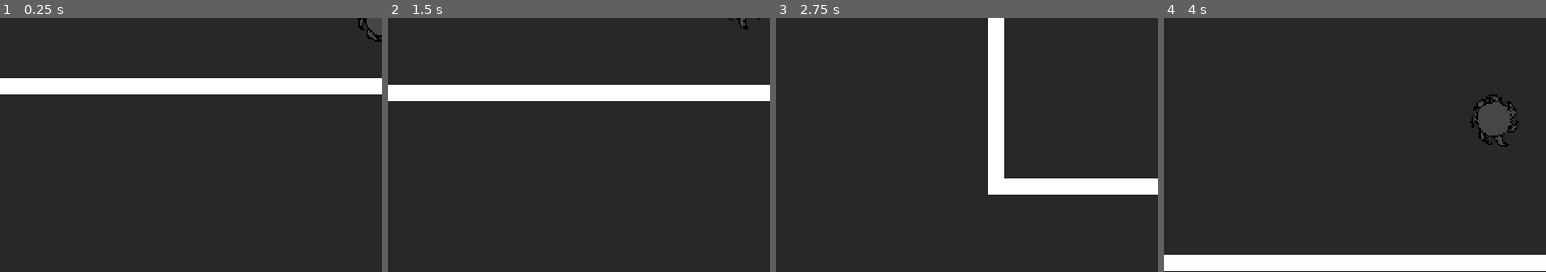
Above: before the commit, frames 1-4 (left to right).
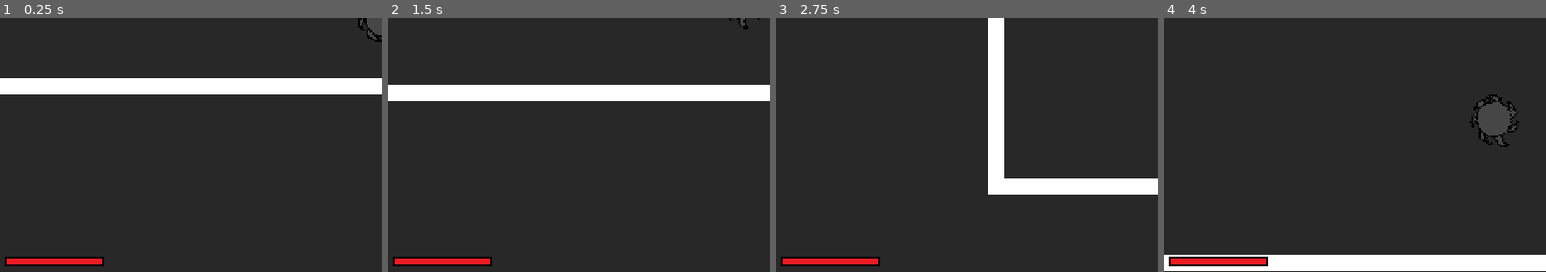
Above: after the commit, the same moments.

Repository: deltea/brj-2025
Game: Godot game, scene res://rooms/levels/test_level.tscn
The game is run twice, just before and just after one commit, with the same random seed, the same clock (stepped at 60 frames per second) and the same inputs.
Inputs (mouse positions are % of the whole screen's width and height, from its top left):
- Up to frame 1 (0.25 s): no input
- Up to frame 2 (1.5 s): tap Enter at 0.5 s; move the mouse to (72, 45) at 0.52 s; press the mouse at (72, 45) at 0.53 s; tap Space at 1.25 s; move the mouse to (30, 55) at 1.27 s; release the mouse at (30, 55) at 1.28 s; click (30, 55) at 1.35 s
- Up to frame 3 (2.75 s): move the mouse to (60, 28) at 2.02 s; press the mouse at (60, 28) at 2.03 s
- Up to frame 4 (4 s): move the mouse to (45, 70) at 2.77 s; release the mouse at (45, 70) at 2.78 s; click (45, 70) at 2.85 s; move the mouse to (80, 65) at 3.52 s; press the mouse at (80, 65) at 3.53 s
The pictures show only the part of the screen within x 0-50%, y 50-100%; the shares and areas given below are measured in that part.

The runs differ from the first frame. In frame 1, 1.0% of the frame differs, in the area x 1-28%, y 93-98%; in frame 2, 1.0%; in frame 3, 1.0%; in frame 4, 1.0%.

Commit message:
Created HUD and health bar

Diff:
--- a/rooms/levels/test_level.tscn
+++ b/rooms/levels/test_level.tscn
@@ -1,9 +1,10 @@
-[gd_scene load_steps=5 format=3 uid="uid://dblppfoq00bb"]
+[gd_scene load_steps=6 format=3 uid="uid://dblppfoq00bb"]
 
 [ext_resource type="PackedScene" uid="uid://c5htw6kws7a1r" path="res://rooms/level.tscn" id="1_nfnad"]
 [ext_resource type="PackedScene" uid="uid://ctoo0n22cfbd7" path="res://scenes/player/player.tscn" id="2_av0wu"]
 [ext_resource type="PackedScene" uid="uid://danvefsaxgyvo" path="res://scenes/test_collider.tscn" id="3_qdcyq"]
 [ext_resource type="PackedScene" uid="uid://hs4jyaqetvdb" path="res://scenes/enemies/example_enemy.tscn" id="4_wodb3"]
+[ext_resource type="PackedScene" uid="uid://bojhr0psvqjli" path="res://scenes/hud.tscn" id="5_5n3ta"]
 
 [node name="TestLevel" instance=ExtResource("1_nfnad")]
 
@@ -29,3 +30,5 @@
 
 [node name="Example Enemy" parent="." index="5" instance=ExtResource("4_wodb3")]
 position = Vector2(96, 116)
+
+[node name="HUD" parent="." index="6" instance=ExtResource("5_5n3ta")]
--- a/scenes/enemies/example_enemy.tscn
+++ b/scenes/enemies/example_enemy.tscn
@@ -3,7 +3,7 @@
 [ext_resource type="PackedScene" uid="uid://dxsim87luwpwc" path="res://scenes/enemies/enemy.tscn" id="1_krwge"]
 [ext_resource type="Script" path="res://scripts/states/Enemy States/EnemyCharge.gd" id="2_eqkq3"]
 [ext_resource type="Script" path="res://scripts/states/Enemy States/EnemyIdle.gd" id="3_ccpcs"]
-[ext_resource type="Texture2D" uid="uid://emj1y67tfgx" path="res://assets/EnemySprites/EnemySprite.png" id="4_k4rdl"]
+[ext_resource type="Texture2D" uid="uid://emj1y67tfgx" path="res://assets/Sprites/EnemySprites/EnemySprite.png" id="4_k4rdl"]
 
 [sub_resource type="CircleShape2D" id="CircleShape2D_5wekg"]
 radius = 16.0
@@ -20,7 +20,7 @@
 }]
 
 [node name="Example Enemy" instance=ExtResource("1_krwge")]
-health = 20.0
+init_health = 20
 
 [node name="State Machine" parent="." index="0" node_paths=PackedStringArray("initial_state")]
 initial_state = NodePath("EnemyIdle")
--- /dev/null
+++ b/scenes/health_bar.gd
@@ -0,0 +1,23 @@
+extends Control
+
+@export var health_bar_intervals : float = 8;
+
+@onready var player : Player= RoomManager.current_room.player;
+@onready var health_bar_content: Sprite = $Health
+@onready var init_bar_position = health_bar_content.position;
+@onready var health_bar_size = health_bar_content.texture.get_size();
+
+var health_percentage = 1;
+
+
+# Called every frame. 'delta' is the elapsed time since the previous frame.
+func _process(delta: float) -> void:
+	health_percentage = player.health/player.init_health;
+
+	var clamped_percentage = clamp_to_interval(health_percentage, 1/health_bar_intervals);
+	health_bar_content.target_scale = Vector2(clamped_percentage, 1)
+	print((1-clamped_percentage))
+	health_bar_content.position.x = init_bar_position.x - ((1-clamped_percentage) * health_bar_size.x/2)
+
+func clamp_to_interval(num : float, interval_length : float) -> float:
+	return floor(num / interval_length) * interval_length;
--- /dev/null
+++ b/scenes/hud.tscn
@@ -0,0 +1,31 @@
+[gd_scene load_steps=5 format=3 uid="uid://bojhr0psvqjli"]
+
+[ext_resource type="Texture2D" uid="uid://cdhtwq1brrby" path="res://assets/UI Images/Healthbar.png" id="1_fad5h"]
+[ext_resource type="Script" path="res://scenes/health_bar.gd" id="1_uu5dh"]
+[ext_resource type="Script" path="res://utils/sprite-plus/sprite.gd" id="2_tqvwy"]
+[ext_resource type="Texture2D" uid="uid://i4ehaawlfqwr" path="res://assets/UI Images/Health.png" id="3_3nwcr"]
+
+[node name="HUD" type="CanvasLayer"]
+
+[node name="VBoxContainer" type="VBoxContainer" parent="."]
+anchors_preset = 15
+anchor_right = 1.0
+anchor_bottom = 1.0
+grow_horizontal = 2
+grow_vertical = 2
+alignment = 2
+
+[node name="HealthBar" type="Control" parent="VBoxContainer"]
+layout_mode = 2
+script = ExtResource("1_uu5dh")
+metadata/_edit_group_ = true
+
+[node name="HealthBarContainer" type="Sprite2D" parent="VBoxContainer/HealthBar"]
+position = Vector2(34, -7)
+texture = ExtResource("1_fad5h")
+script = ExtResource("2_tqvwy")
+
+[node name="Health" type="Sprite2D" parent="VBoxContainer/HealthBar"]
+position = Vector2(34, -7)
+texture = ExtResource("3_3nwcr")
+script = ExtResource("2_tqvwy")
--- a/scenes/player/player.tscn
+++ b/scenes/player/player.tscn
@@ -1,7 +1,7 @@
 [gd_scene load_steps=7 format=3 uid="uid://ctoo0n22cfbd7"]
 
 [ext_resource type="Script" path="res://scenes/player/player.gd" id="1_s4y46"]
-[ext_resource type="Texture2D" uid="uid://bndp3mnpehlyi" path="res://assets/PlayerSprites/PlaceHolderPlayerSprite.png" id="2_remjr"]
+[ext_resource type="Texture2D" uid="uid://bndp3mnpehlyi" path="res://assets/Sprites/PlayerSprites/PlaceHolderPlayerSprite.png" id="2_remjr"]
 [ext_resource type="PackedScene" uid="uid://ccklh1or0aic6" path="res://scenes/camera/camera.tscn" id="4_oyx0u"]
 
 [sub_resource type="PhysicsMaterial" id="PhysicsMaterial_u1308"]
--- a/scripts/entity.gd
+++ b/scripts/entity.gd
@@ -7,8 +7,12 @@
 
 @export var bounce_strength : float = 1.0;
 @export var angular_speed : float = 0.1;
-@export var health : float = 100.0;
+@export var init_health = 100;
+@export var health : float;
 @export var damage : float = 10.0;
+
+func _ready():
+	health = init_health;
 
 func take_damage(damage : float):
 	health -= damage;
Renamed: assets/EnemySprites/EnemySprite.png -> assets/Sprites/EnemySprites/EnemySprite.png
Not shown, added: assets/Sprites/EnemySprites/EnemySprite.png.import
Renamed: assets/PlayerSprites/PlaceHolderPlayerSprite.png -> assets/Sprites/PlayerSprites/PlaceHolderPlayerSprite.png
Not shown, changed: assets/Sprites/PlayerSprites/PlaceHolderPlayerSprite.png.import
Binary file added: assets/UI Images/Health.png
Not shown, added: assets/UI Images/Health.png.import
Binary file added: assets/UI Images/Healthbar.png
Not shown, changed: assets/UI Images/Healthbar.png.import
Not shown, added: scenes/hud7BCA.tmp
